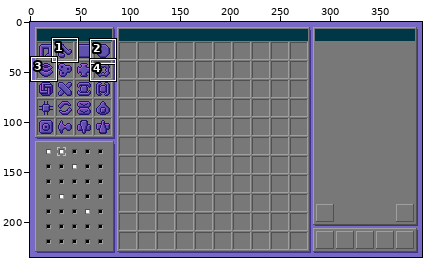
Two states of a pixel-art file, neueslayout_expanded.aseprite. Above, an overview of the earlier version with the close-up marked.
Close-up. The starting point:
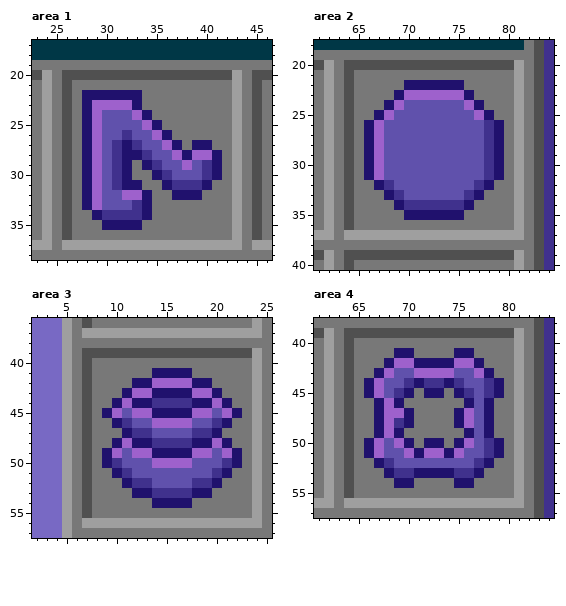
392x235 pixels, 1 frame. Shown: area 1: x 23..46, y 17..38; area 2: x 61..84, y 18..40; area 3: x 2..25, y 36..57; area 4: x 61..84, y 38..57. The commit also changed other parts of the picture, which this record leaves out.
After:
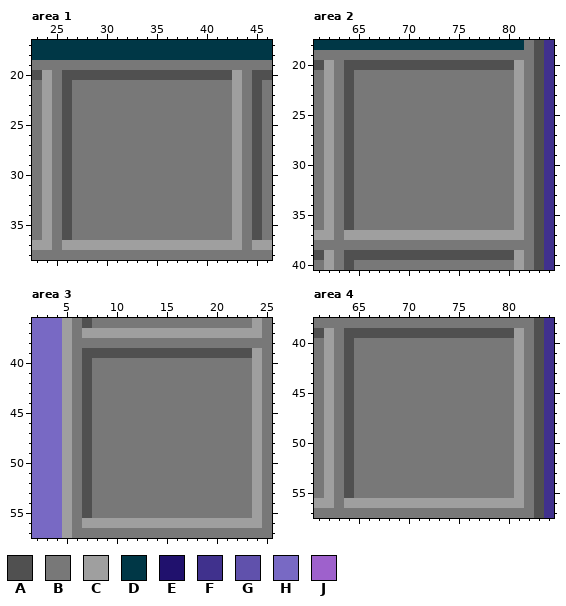
Palette (. is transparent): A #505050  B #787878  C #9f9f9f  D #003746  E #20116d  F #40318d  G #6051ac  H #7869c4  J #9e61cc
The edit:
layer "Layer 3" now hidden
Area 1:
y 22: x 28..33 EEEEEE -> BBBBBB
y 23: x 28..33 EJJJJE -> BBBBBB
y 24: x 28..34 EJGGGJE -> BBBBBBB
y 25: x 28..35 EJGGGGJE -> BBBBBBBB
y 26: x 28..36 EJGGFGGJE -> BBBBBBBBB
y 27: x 28..37 EJGFEFGGJE -> BBBBBBBBBB; x 39..40 EE -> BB
y 28: x 28..41 EJGFEEFGGJEJJE -> BBBBBBBBBBBBBB
y 29: x 28..32 EJGFE -> BBBBB; x 34..41 EFGGJGFE -> BBBBBBBB
y 30: x 28..32 EJGFE -> BBBBB; x 35..41 EFGGGFE -> BBBBBBB
y 31: x 28..33 EJGFEE -> BBBBBB; x 36..40 EFFFE -> BBBBB
y 32: x 28..34 EJGGJJE -> BBBBBBB; x 37..39 EEE -> BBB
y 33: x 28..34 EJGGGFE -> BBBBBBB
y 34: x 29..34 EFFFFE -> BBBBBB
y 35: x 30..33 EEEE -> BBBB
Area 2:
y 22: x 70..75 EEEEEE -> BBBBBB
y 23: x 69..76 EJJJJJJE -> BBBBBBBB
y 24: x 68..77 EJGGGGGGJE -> BBBBBBBBBB
y 25: x 67..78 EJGGGGGGGGJE -> BBBBBBBBBBBB
y 26..31: x 66..79 EJGGGGGGGGGGFE -> BBBBBBBBBBBBBB
y 32: x 67..78 EFGGGGGGGGFE -> BBBBBBBBBBBB
y 33: x 68..77 EFGGGGGGFE -> BBBBBBBBBB
y 34: x 69..76 EFFFFFFE -> BBBBBBBB
y 35: x 70..75 EEEEEE -> BBBBBB
Area 3:
y 41: x 14..17 EEEE -> BBBB
y 42: x 12..19 EEJJJJEE -> BBBBBBBB
y 43: x 11..20 EJJEEEEJJE -> BBBBBBBBBB
y 44: x 10..21 EJEEFFFFEEJE -> BBBBBBBBBBBB
y 45: x 9..22 EJGJJEEEEJJGJE -> BBBBBBBBBBBBBB
y 46: x 10..21 EFGGJJJJGGFE -> BBBBBBBBBBBB
y 47: x 11..20 EFFGGGGFFE -> BBBBBBBBBB
y 48: x 10..21 EJEEFFFFEEJE -> BBBBBBBBBBBB
y 49: x 9..22 EJGJJEEEEJJGJE -> BBBBBBBBBBBBBB
y 50: x 9..22 EFGGGJJJJGGGFE -> BBBBBBBBBBBBBB
y 51: x 10..21 EFGGGGGGGGFE -> BBBBBBBBBBBB
y 52: x 11..20 EFFGGGGFFE -> BBBBBBBBBB
y 53: x 12..19 EEFFFFEE -> BBBBBBBB
y 54: x 14..17 EEEE -> BBBB
Area 4:
y 41: x 69..70 EE -> BB; x 75..76 EE -> BB
y 42: x 68..77 EJJEEEEJJE -> BBBBBBBBBB
y 43: x 67..78 EJGGJJJJGGJE -> BBBBBBBBBBBB
y 44: x 66..79 EJGGFEFFEFGGFE -> BBBBBBBBBBBBBB
y 45: x 66..70 EJGFE -> BBBBB; x 72..73 EE -> BB; x 75..79 EFGFE -> BBBBB
y 46: x 67..69 EJE -> BBB; x 76..78 EGE -> BBB
y 47: x 67..70 EJJE -> BBBB; x 75..78 EJGE -> BBBB
y 48: x 67..70 EJFE -> BBBB; x 75..78 EJGE -> BBBB
y 49: x 67..69 EJE -> BBB; x 76..78 EGE -> BBB
y 50: x 66..70 EJGJE -> BBBBB; x 72..73 EE -> BB; x 75..79 EJGFE -> BBBBB
y 51: x 66..79 EJGGJEJJEJGGFE -> BBBBBBBBBBBBBB
y 52: x 67..78 EFGGGGGGGGFE -> BBBBBBBBBBBB
y 53: x 68..77 EFFEEEEFFE -> BBBBBBBBBB
y 54: x 69..70 EE -> BB; x 75..76 EE -> BB
